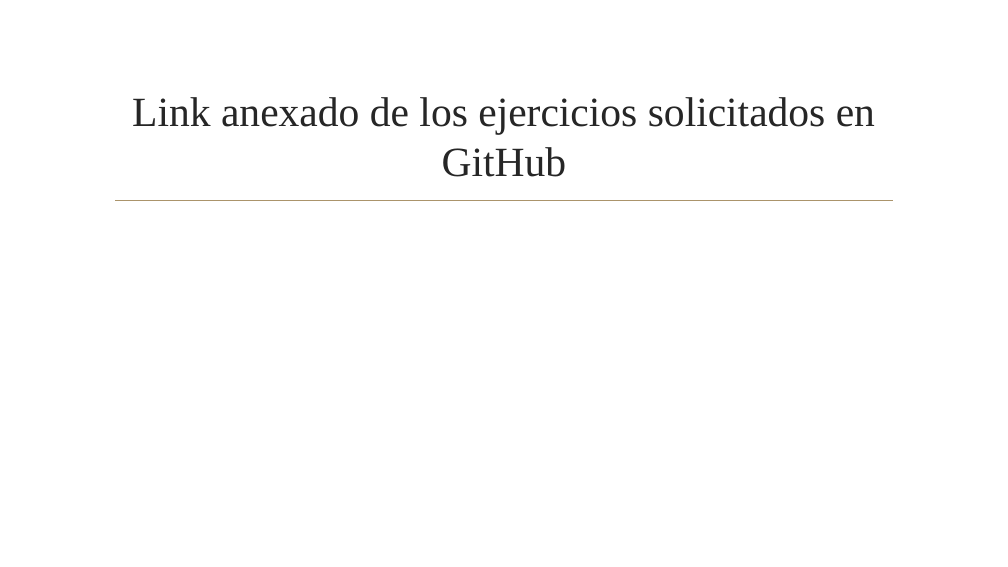
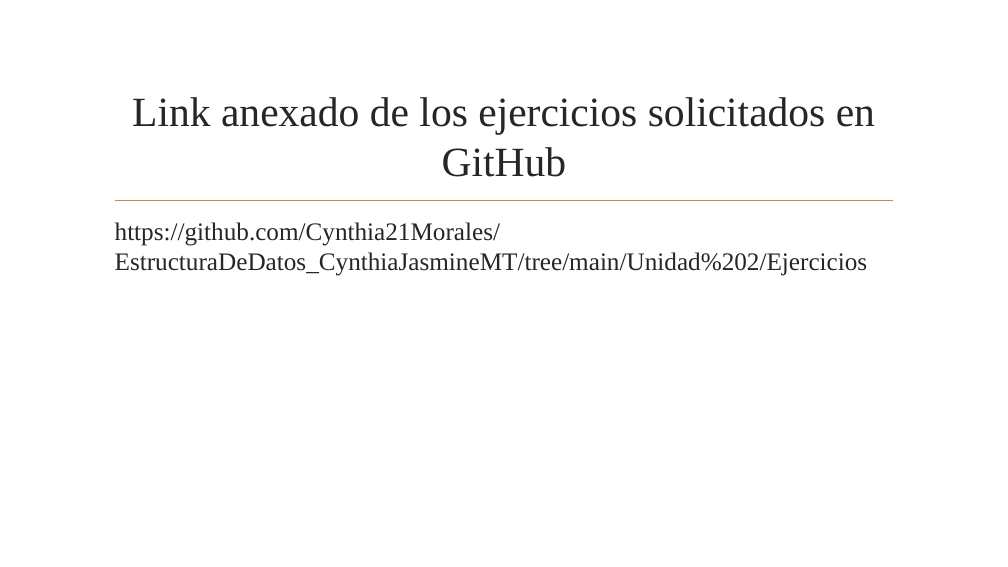
Before and after one commit to Cynthia21Morales/EstructuraDeDatos_CynthiaJasmineMT, a slide deck: slide 7 of Unidad 2/2.2 PRACTICA DE RECURCIVIDAD_CYNTHIA JASMINE MORALES TORRES.pptx. Drawn at 1008x567 pixels with LibreOffice and Linux fonts; fonts in the diff are those of the drawing; background and template pictures are left out. Boxes give left, top, right and bottom in pixels: in the first picture for what was removed or moved away, otherwise in the second. Text is boxed around its words. In the diff, an @@ line names an element or a change of style, - is before the commit and + after.

Commit message:
reporte y ejercicios

```diff
--- a/Unidad 2/2.2 PRACTICA DE RECURCIVIDAD_CYNTHIA JASMINE MORALES TORRES.pptx
+++ b/Unidad 2/2.2 PRACTICA DE RECURCIVIDAD_CYNTHIA JASMINE MORALES TORRES.pptx
@@ text added at bbox=[115, 222, 868, 276], 24 pt, text #262626 @@
+https://github.com/Cynthia21Morales/EstructuraDeDatos_CynthiaJasmineMT/tree/main/Unidad%202/Ejercicios
```
